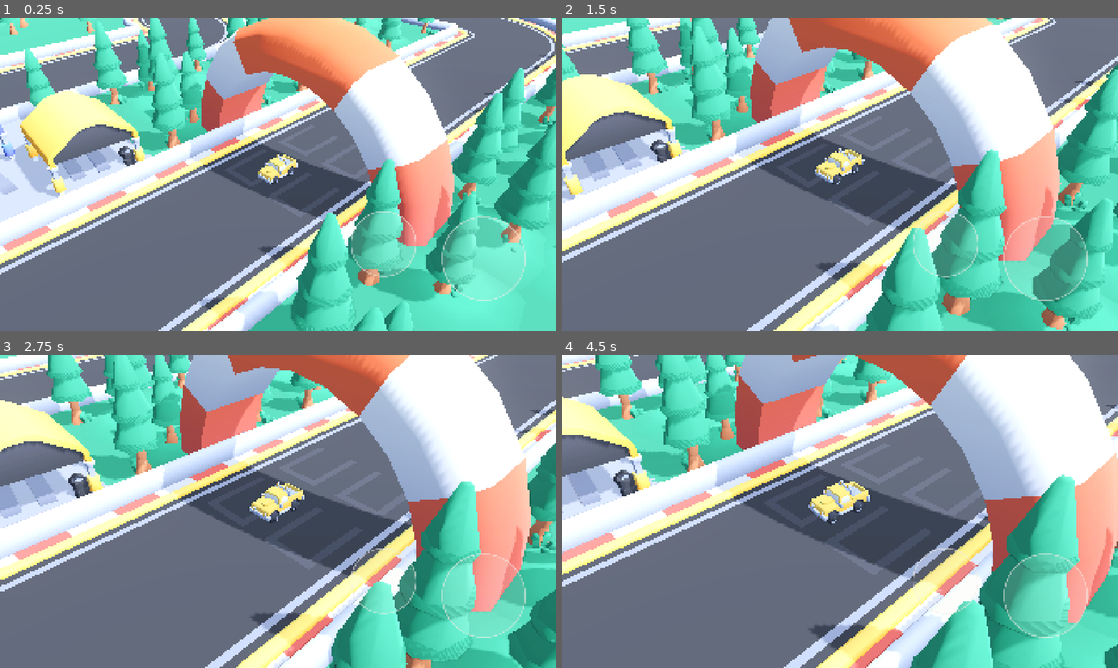
Above: before the commit, frames 1-4 (two rows, left to right).
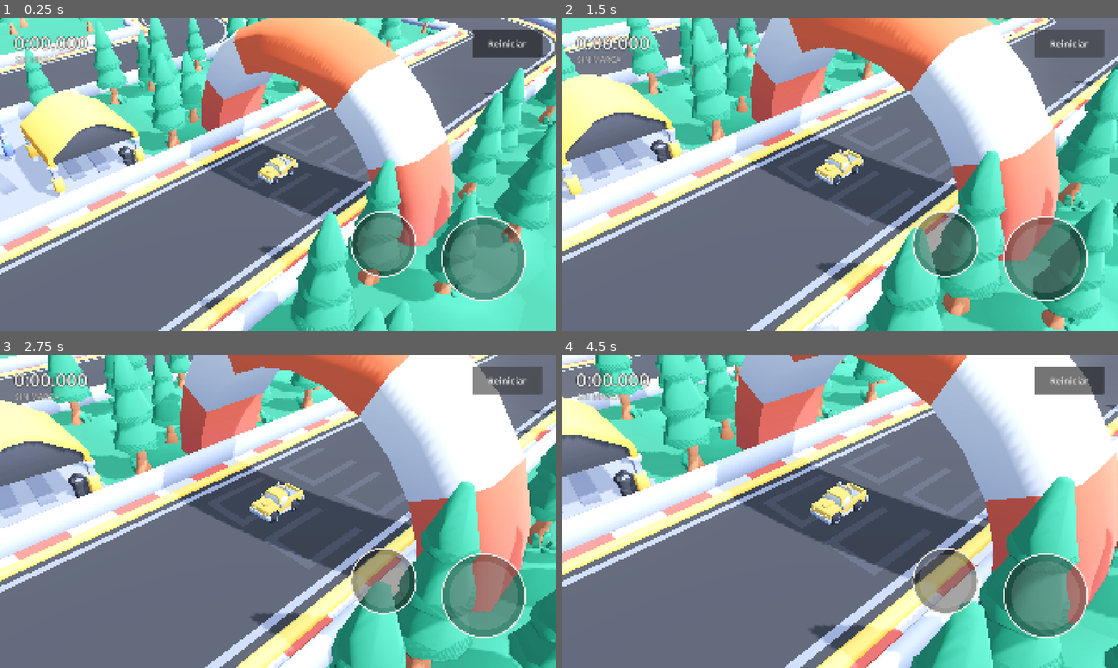
Above: after the commit, the same moments.

Repository: msalejandrojose/core
Game: Godot game, scene res://scenes/main.tscn
Same seed, same stepped clock (60 frames per second), same inputs: the game is played once before the commit and once after it.
Inputs (mouse positions are in pixels of both pictures, inside the frame that each line leads up to):
- Up to frame 1 (0.25 s): no input
- Up to frame 2 (1.5 s): click (1067, 43) at 0.5 s, where only the run after the commit has a clickable "Reiniciar"; click (1067, 43) at 1.25 s, where only the run after the commit has a clickable "Reiniciar"
- Up to frame 3 (2.75 s): click (505, 380) at 2 s, where only the run after the commit has a clickable "Reiniciar"
- Up to frame 4 (4.5 s): tap Enter at 2.75 s; move the mouse to (962, 495) at 2.77 s; hold D (right) 2.78-3.5 s; tap R at 2.85, 4.35 s; click (962, 495) at 2.92 s; drag from (728, 527) to (812, 574) at 3.52 s; move the mouse to (895, 442) at 4.27 s; hold D (right) from 4.28 s (still down); click (895, 442) at 4.42 s

The runs differ from the first frame. In frame 1, 6.9% of the frame differs, in the area x 2-98%, y 3-91%; in frame 2, 7.8%; in frame 3, 6.9%; in frame 4, 8.1%, in the area x 0-100%, y 0-100%.

Commit message:
feat(racing): HUD de carrera y reinicio rapido (TASK-199)
RaceDirector pega cronometro, coche y marcas guardadas; el HUD solo escucha
y presenta. RaceRecords guarda el mejor tiempo y sus splits en el
dispositivo: el HUD necesita un record contra el que comparar mucho antes de
que exista la API, y cuando llegue el leaderboard esto no se tira, pasa a ser
la cache offline.

El reinicio no recarga la escena: recoloca el coche y limpia el estado
derivado (velocidad de la esfera, velocidad interna, inercia del modelo). Si
solo se recolocara, el coche reaparece con la inercia del intento anterior y
el crono nuevo empieza con el coche ya lanzado. Medido en 0 ms, muy por
debajo del segundo que pedia la tarea.

El HUD va arriba a proposito: abajo a izquierda y derecha estan los pulgares,
y cualquier cosa ahi se tapa sola en cuanto agarras el movil. Se aplica el
area segura para no quedar bajo el notch (sin verificar en dispositivo, queda
anotado para las tareas de export).

Dos arreglos que salieron de mirar una captura real, no de deducir:
- Los pedales dibujados solo en tono claro se desvanecian sobre la hierba y
  el asfalto. Ahora llevan fondo oscuro y borde claro.
- El freno se dibujaba a 0.78 del radio pero se detectaba al tacto con el
  radio completo: lo que veias y lo que tocabas no coincidian.

Nuevo arnes race_flow_test (18 comprobaciones) sobre la escena real: record,
deltas por sector con signo, y estado tras reiniciar. Suite completa en verde:
11 + 17 + 3 + 18.

Anotada en el propio test una trampa de GDScript que costo un rato: las
lambdas capturan las variables LOCALES por valor, asi que un reloj falso
`func(): return una_local` se queda congelado y el crono devuelve siempre 0.

Co-Authored-By: Claude Opus 5 <noreply@anthropic.com>

Diff:
--- a/apps/game/project.godot
+++ b/apps/game/project.godot
@@ -25,6 +25,7 @@
 [autoload]
 
 VehicleInput="*res://scripts/input/vehicle_input.gd"
+RaceRecords="*res://scripts/state/race_records.gd"
 
 [display]
 
--- a/apps/game/scenes/main.tscn
+++ b/apps/game/scenes/main.tscn
@@ -10,6 +10,8 @@
 [ext_resource type="PackedScene" path="res://scenes/ui/touch-controls.tscn" id="12_touch"]
 [ext_resource type="PackedScene" path="res://scenes/timing/checkpoint.tscn" id="13_cp"]
 [ext_resource type="Script" path="res://scripts/timing/lap_timer.gd" id="14_timer"]
+[ext_resource type="Script" path="res://scripts/race/race_director.gd" id="15_dir"]
+[ext_resource type="PackedScene" path="res://scenes/ui/race-hud.tscn" id="16_hud"]
 
 [sub_resource type="BoxShape3D" id="BoxShape3D_ya4ey"]
 size = Vector3(60, 0, 60)
@@ -92,4 +94,9 @@
 [node name="LapTimer" type="Node" parent="."]
 script = ExtResource("14_timer")
 
+[node name="RaceDirector" type="Node" parent="."]
+script = ExtResource("15_dir")
+
 [node name="TouchControls" parent="." instance=ExtResource("12_touch")]
+
+[node name="RaceHud" parent="." instance=ExtResource("16_hud")]
--- /dev/null
+++ b/apps/game/scenes/ui/race-hud.tscn
@@ -0,0 +1,16 @@
+[gd_scene load_steps=2 format=3]
+
+[ext_resource type="Script" path="res://scripts/ui/race_hud.gd" id="1_hud"]
+
+[node name="RaceHud" type="CanvasLayer"]
+layer = 2
+
+[node name="Hud" type="Control" parent="."]
+layout_mode = 3
+anchors_preset = 15
+anchor_right = 1.0
+anchor_bottom = 1.0
+grow_horizontal = 2
+grow_vertical = 2
+mouse_filter = 2
+script = ExtResource("1_hud")
--- /dev/null
+++ b/apps/game/scripts/race/race_director.gd
@@ -0,0 +1,54 @@
+class_name RaceDirector extends Node
+
+## Pega el cronómetro, el coche y las marcas guardadas. El HUD solo escucha.
+
+signal restarted()
+signal record_beaten(duration_ms: int)
+## `has_reference` es false mientras no haya récord contra el que comparar:
+## el HUD debe mostrar el sector sin delta en vez de un "+0.000" mentiroso.
+signal sector_delta(checkpoint: int, delta_ms: int, has_reference: bool)
+
+@export var track_id: String = "kenney-01"
+@export var vehicle_path: NodePath = ^"../Vehicle"
+@export var lap_timer_path: NodePath = ^"../LapTimer"
+
+var vehicle: Vehicle
+var lap_timer: LapTimer
+
+
+func _ready() -> void:
+	vehicle = get_node(vehicle_path)
+	lap_timer = get_node(lap_timer_path)
+
+	lap_timer.sector_completed.connect(_on_sector_completed)
+	lap_timer.lap_completed.connect(_on_lap_completed)
+
+
+func _unhandled_key_input(event: InputEvent) -> void:
+	if event is InputEventKey and event.pressed and not event.echo and event.keycode == KEY_R:
+		restart()
+		get_viewport().set_input_as_handled()
+
+
+## Reinicio rápido. No recarga la escena: recoloca el coche y reinicia el
+## estado. Es el gesto más usado de un contrarreloj, así que tiene que ser
+## instantáneo — una pantalla de carga aquí mataría el bucle de juego.
+func restart() -> void:
+	vehicle.reset_to_start()
+	lap_timer.abort()
+	VehicleInput.release()
+	restarted.emit()
+
+
+func _on_sector_completed(checkpoint: int, split_ms: int) -> void:
+	var reference := RaceRecords.best_splits(track_id)
+	if checkpoint >= reference.size():
+		sector_delta.emit(checkpoint, 0, false)
+		return
+
+	sector_delta.emit(checkpoint, split_ms - int(reference[checkpoint]), true)
+
+
+func _on_lap_completed(duration_ms: int, splits_ms: Array) -> void:
+	if RaceRecords.submit(track_id, duration_ms, splits_ms):
+		record_beaten.emit(duration_ms)
--- /dev/null
+++ b/apps/game/scripts/state/race_records.gd
@@ -0,0 +1,57 @@
+extends Node
+
+## Mejores marcas guardadas en el dispositivo.
+##
+## Es deliberadamente local y tonto: el HUD necesita un récord contra el que
+## comparar mucho antes de que exista la API. Cuando llegue el leaderboard esto
+## no se tira, se convierte en la caché offline — el crono nunca debe depender
+## de que haya red.
+##
+## Autoload registrado como `RaceRecords` en project.godot.
+
+const PATH := "user://records.cfg"
+
+signal record_set(track_id: String, duration_ms: int)
+
+var _cfg := ConfigFile.new()
+
+
+func _ready() -> void:
+	# Que no exista todavía es lo normal en el primer arranque, no un error.
+	_cfg.load(PATH)
+
+
+func has_best(track_id: String) -> bool:
+	return best_ms(track_id) > 0
+
+
+func best_ms(track_id: String) -> int:
+	return _cfg.get_value(track_id, "best_ms", 0)
+
+
+## Splits acumulados de la vuelta récord. Vacío si aún no hay récord.
+func best_splits(track_id: String) -> Array:
+	return _cfg.get_value(track_id, "best_splits", [])
+
+
+## Registra una vuelta. Devuelve true si ha batido el récord.
+func submit(track_id: String, duration_ms: int, splits_ms: Array) -> bool:
+	if duration_ms <= 0:
+		return false
+
+	var previous := best_ms(track_id)
+	if previous > 0 and duration_ms >= previous:
+		return false
+
+	_cfg.set_value(track_id, "best_ms", duration_ms)
+	_cfg.set_value(track_id, "best_splits", splits_ms)
+	_cfg.save(PATH)
+	record_set.emit(track_id, duration_ms)
+	return true
+
+
+## Solo para tests y para un futuro "borrar mis datos" en ajustes.
+func clear(track_id: String) -> void:
+	if _cfg.has_section(track_id):
+		_cfg.erase_section(track_id)
+		_cfg.save(PATH)
--- /dev/null
+++ b/apps/game/scripts/ui/race_hud.gd
@@ -0,0 +1,158 @@
+extends Control
+
+## HUD de carrera. Solo presenta: no decide nada, escucha al RaceDirector.
+##
+## Colocado arriba a propósito. Abajo a izquierda y derecha están los pulgares
+## (ver `touch_controls.gd`), y cualquier cosa que pongas ahí se tapa sola en
+## cuanto el jugador agarra el móvil.
+
+const CLAY := Color("b4552f")
+const BONE := Color("f0ece6")
+const INK := Color(0.11, 0.098, 0.09, 0.72)
+const GOOD := Color("4c9a68")
+const BAD := Color("c4544a")
+
+## Cuánto se queda en pantalla el delta de un sector.
+const DELTA_HOLD_S := 2.0
+
+@export var lap_timer_path: NodePath = ^"../../LapTimer"
+@export var director_path: NodePath = ^"../../RaceDirector"
+
+var _timer: LapTimer
+var _director: RaceDirector
+
+var _time_label: Label
+var _best_label: Label
+var _delta_label: Label
+var _restart_button: Button
+var _delta_left: float = 0.0
+
+
+func _ready() -> void:
+	mouse_filter = Control.MOUSE_FILTER_IGNORE
+	_timer = get_node(lap_timer_path)
+	_director = get_node(director_path)
+
+	_build()
+
+	_director.sector_delta.connect(_on_sector_delta)
+	_director.record_beaten.connect(_on_record_beaten)
+	_director.restarted.connect(_on_restarted)
+
+	_refresh_best()
+
+
+func _process(delta: float) -> void:
+	_time_label.text = format_ms(_timer.elapsed_ms)
+
+	if _delta_left > 0.0:
+		_delta_left -= delta
+		if _delta_left <= 0.0:
+			_delta_label.text = ""
+
+
+## "1:07.482". Milisegundos siempre a tres cifras: un contrarreloj donde el
+## último dígito baila es un contrarreloj en el que no se confía.
+static func format_ms(ms: int) -> String:
+	var minutes := ms / 60000
+	var seconds := (ms % 60000) / 1000
+	var millis := ms % 1000
+	return "%d:%02d.%03d" % [minutes, seconds, millis]
+
+
+static func format_delta_ms(ms: int) -> String:
+	var sign_text := "+" if ms >= 0 else "-"
+	return "%s%d.%03d" % [sign_text, absi(ms) / 1000, absi(ms) % 1000]
+
+
+# --- Construcción -------------------------------------------------------------
+
+func _build() -> void:
+	var safe := _safe_inset()
+
+	_time_label = _make_label(64, BONE)
+	_time_label.position = safe + Vector2(48, 40)
+	add_child(_time_label)
+
+	_best_label = _make_label(28, BONE * Color(1, 1, 1, 0.65))
+	_best_label.position = safe + Vector2(52, 124)
+	add_child(_best_label)
+
+	_delta_label = _make_label(48, BONE)
+	_delta_label.position = safe + Vector2(48, 176)
+	add_child(_delta_label)
+
+	_restart_button = Button.new()
+	_restart_button.text = "Reiniciar"
+	# 96 px de alto: por encima del mínimo cómodo para un pulgar, y arriba a la
+	# derecha, lejos de acelerador y volante.
+	_restart_button.custom_minimum_size = Vector2(240, 96)
+	_restart_button.anchor_left = 1.0
+	_restart_button.anchor_right = 1.0
+	_restart_button.offset_left = -288
+	_restart_button.offset_top = 40
+	_restart_button.offset_right = -48
+	_restart_button.offset_bottom = 136
+	_restart_button.add_theme_font_size_override("font_size", 32)
+	_restart_button.pressed.connect(_director.restart)
+	add_child(_restart_button)
+
+
+## Desplazamiento para no quedar bajo el notch o la barra de estado. En
+## escritorio el área segura es la ventana entera y esto devuelve cero.
+##
+## ⚠️ Sin verificar en dispositivo: aquí no hay iPhone ni Android donde el área
+## segura sea distinta de la ventana. Comprobarlo en TASK-206/207, al montar los
+## pipelines de export, es parte de esas tareas.
+func _safe_inset() -> Vector2:
+	var window := DisplayServer.window_get_size()
+	if window.x <= 0 or window.y <= 0:
+		return Vector2.ZERO
+
+	var safe := DisplayServer.get_display_safe_area()
+	if safe.size == window and safe.position == Vector2i.ZERO:
+		return Vector2.ZERO
+
+	return Vector2(safe.position) * (size / Vector2(window))
+
+
+## Panel oscuro detrás del texto y contorno del mismo color. Sin esto el HUD
+## desaparece sobre el asfalto claro en cuanto da el sol.
+func _make_label(font_size: int, color: Color) -> Label:
+	var label := Label.new()
+	label.add_theme_font_size_override("font_size", font_size)
+	label.add_theme_color_override("font_color", color)
+	label.add_theme_color_override("font_outline_color", INK)
+	label.add_theme_constant_override("outline_size", maxi(font_size / 6, 4))
+	return label
+
+
+# --- Reacciones ---------------------------------------------------------------
+
+func _on_sector_delta(_checkpoint: int, delta_ms: int, has_reference: bool) -> void:
+	if not has_reference:
+		_delta_label.text = ""
+		return
+
+	_delta_label.text = format_delta_ms(delta_ms)
+	_delta_label.add_theme_color_override("font_color", GOOD if delta_ms < 0 else BAD)
+	_delta_left = DELTA_HOLD_S
+
+
+func _on_record_beaten(_duration_ms: int) -> void:
+	_refresh_best()
+	_delta_label.text = "RÉCORD"
+	_delta_label.add_theme_color_override("font_color", CLAY)
+	_delta_left = DELTA_HOLD_S
+
+
+func _on_restarted() -> void:
+	_delta_label.text = ""
+	_delta_left = 0.0
+
+
+func _refresh_best() -> void:
+	if RaceRecords.has_best(_director.track_id):
+		_best_label.text = "MEJOR  %s" % format_ms(RaceRecords.best_ms(_director.track_id))
+	else:
+		_best_label.text = "SIN MARCA"
--- a/apps/game/scripts/ui/touch_controls.gd
+++ b/apps/game/scripts/ui/touch_controls.gd
@@ -19,6 +19,9 @@
 
 const PEDAL_RADIUS_RATIO := 0.075
 const PEDAL_MARGIN_RATIO := 0.055
+## El freno se dibuja y se detecta algo más pequeño que el acelerador: se usa
+## menos y así el pulgar no lo pilla por error al buscar el gas.
+const BRAKE_RADIUS_FACTOR := 0.78
 
 ## Suavizado del giro. Alto a propósito: quita el jitter del dedo sin añadir
 ## retardo perceptible. El coche ya suaviza otra vez en `vehicle.gd`.
@@ -28,6 +31,7 @@
 
 const CLAY := Color("b4552f")
 const BONE := Color("f0ece6")
+const INK := Color(0.11, 0.098, 0.09)
 
 # --- Estado -------------------------------------------------------------------
 
@@ -100,7 +104,7 @@
 		_pedal_fingers[index] = "accel"
 		return true
 
-	if pos.distance_to(_brake_center()) <= _pedal_radius():
+	if pos.distance_to(_brake_center()) <= _brake_radius():
 		_pedal_fingers[index] = "brake"
 		return true
 
@@ -152,6 +156,10 @@
 	return size.x * PEDAL_RADIUS_RATIO
 
 
+func _brake_radius() -> float:
+	return _pedal_radius() * BRAKE_RADIUS_FACTOR
+
+
 func _accel_center() -> Vector2:
 	var m := size.x * PEDAL_MARGIN_RATIO
 	return Vector2(size.x - m - _pedal_radius(), size.y - m - _pedal_radius())
@@ -168,19 +176,25 @@
 	var r := _pedal_radius()
 
 	_draw_pedal(_accel_center(), r, _pedal_held("accel"))
-	_draw_pedal(_brake_center(), r * 0.78, _pedal_held("brake"))
+	_draw_pedal(_brake_center(), _brake_radius(), _pedal_held("brake"))
 
 	if _steer_finger != -1:
 		var travel := size.x * STEER_TRAVEL_RATIO
 		var y := _steer_origin.y
-		draw_line(Vector2(_steer_origin.x - travel, y), Vector2(_steer_origin.x + travel, y), BONE * Color(1, 1, 1, 0.22), 3.0, true)
-		draw_circle(Vector2(_steer_point.x, y), r * 0.42, CLAY * Color(1, 1, 1, 0.75))
-
-
+		draw_line(Vector2(_steer_origin.x - travel, y), Vector2(_steer_origin.x + travel, y), INK * Color(1, 1, 1, 0.45), 8.0, true)
+		draw_line(Vector2(_steer_origin.x - travel, y), Vector2(_steer_origin.x + travel, y), BONE * Color(1, 1, 1, 0.45), 3.0, true)
+		draw_circle(Vector2(_steer_point.x, y), r * 0.44, INK * Color(1, 1, 1, 0.55))
+		draw_circle(Vector2(_steer_point.x, y), r * 0.36, CLAY)
+
+
+## Fondo oscuro + borde claro. Un pedal dibujado solo en tono claro se
+## desvanece sobre la hierba y el asfalto claro del circuito: se comprobó en
+## captura, no se dedujo.
 func _draw_pedal(center: Vector2, radius: float, held: bool) -> void:
-	var fill := CLAY if held else BONE
-	draw_circle(center, radius, fill * Color(1, 1, 1, 0.30 if held else 0.14))
-	draw_arc(center, radius, 0.0, TAU, 48, fill * Color(1, 1, 1, 0.55), 3.0, true)
+	draw_circle(center, radius, INK * Color(1, 1, 1, 0.75 if held else 0.45))
+	var edge := CLAY if held else BONE
+	draw_circle(center, radius * 0.82, edge * Color(1, 1, 1, 0.35 if held else 0.16))
+	draw_arc(center, radius, 0.0, TAU, 48, edge, 4.0, true)
 
 
 func _pedal_held(role: String) -> bool:
--- a/apps/game/scripts/vehicle.gd
+++ b/apps/game/scripts/vehicle.gd
@@ -28,6 +28,12 @@
 @onready var engine_sound: AudioStreamPlayer3D = $Container/EngineSound
 @onready var impact_sound: AudioStreamPlayer3D = $Container/ImpactSound
 
+# Posición de salida, capturada antes del primer frame. Se usa @onready y no
+# _ready porque la moto sobreescribe _ready sin llamar a super().
+
+@onready var _start_sphere_position: Vector3 = sphere.position
+@onready var _start_model_transform: Transform3D = vehicle_model.transform
+
 var input: Vector3
 var normal: Vector3
 
@@ -45,6 +51,28 @@
 # Public Functions
 
 func get_vehicle_position() -> Vector3: return vehicle_model.global_position
+
+## Devuelve el coche a la salida sin recargar la escena. Hay que limpiar la
+## velocidad de la esfera y el estado derivado: si solo se recoloca, el coche
+## reaparece con la inercia del intento anterior y el crono nuevo empieza con
+## el coche ya lanzado.
+
+func reset_to_start() -> void:
+
+	sphere.position = _start_sphere_position
+	sphere.linear_velocity = Vector3.ZERO
+	sphere.angular_velocity = Vector3.ZERO
+
+	vehicle_model.transform = _start_model_transform
+
+	input = Vector3.ZERO
+	linear_speed = 0.0
+	angular_speed = 0.0
+	acceleration = 0.0
+	calculated_lean = 0.0
+	linear_velocity = Vector3.ZERO
+	prev_position = vehicle_model.position
+	colliding = false
 
 # Functions
 
--- /dev/null
+++ b/apps/game/tests/race_flow_test.gd
@@ -0,0 +1,112 @@
+extends Node
+
+## Prueba del flujo de carrera sobre la escena real:
+##
+##     godot --quit-after 1800 res://tests/race_flow_test.tscn
+##
+## Cubre lo que el usuario nota: que reiniciar deje el coche parado en la
+## salida y sin inercia, que el récord se guarde, y que el delta contra ese
+## récord salga con el signo correcto.
+
+const TRACK := "test-kenney-01"
+
+var _failures := 0
+var _now: int = 0
+var _deltas: Array = []
+var _records: Array = []
+
+
+func _ready() -> void:
+	RaceRecords.clear(TRACK)
+
+	var main: Node = load("res://scenes/main.tscn").instantiate()
+	add_child(main)
+	await get_tree().physics_frame
+
+	var timer: LapTimer = main.get_node("LapTimer")
+	var director: RaceDirector = main.get_node("RaceDirector")
+	var vehicle: Vehicle = main.get_node("Vehicle")
+	var sphere: RigidBody3D = main.get_node("Vehicle/Sphere")
+
+	director.track_id = TRACK
+	timer.auto_start_on_throttle = false
+	director.sector_delta.connect(func(cp, d, has): _deltas.append([cp, d, has]))
+	director.record_beaten.connect(func(d): _records.append(d))
+
+	# El reloj tiene que leer una variable MIEMBRO: una lambda de GDScript captura
+	# las locales por valor, así que `func(): return una_local` se queda congelada
+	# en el valor que tuviera al crearse y el crono devuelve siempre lo mismo.
+	timer.clock = func() -> int: return _now
+
+	# --- Vuelta 1: es el récord porque no había ninguno ------------------------
+	timer.start()
+	_now += 5000; timer.cross_checkpoint(0)
+	_now += 5000; timer.cross_checkpoint(1)
+	_now += 5000; timer.cross_checkpoint(2)
+	_now += 5000; timer.cross_finish()
+
+	_check_eq(_records.size(), 1, "la primera vuelta entra como récord")
+	_check_eq(RaceRecords.best_ms(TRACK), 20000, "el récord guardado es el correcto")
+	_check(_deltas[0][2], false, "sin referencia previa no se muestra delta")
+
+	# --- Vuelta 2: primer sector más rápido, luego más lenta en total ---------
+	_deltas.clear()
+	_now += 4000; timer.cross_checkpoint(0)
+	_now += 9000; timer.cross_checkpoint(1)
+	_now += 5000; timer.cross_checkpoint(2)
+	_now += 5000; timer.cross_finish()
+
+	_check(_deltas[0][2], true, "con récord guardado ya hay delta")
+	_check_eq(_deltas[0][1], -1000, "sector más rápido da delta negativo")
+	_check_eq(_deltas[1][1], 3000, "sector más lento da delta positivo")
+	_check_eq(_records.size(), 1, "una vuelta más lenta no pisa el récord")
+	_check_eq(RaceRecords.best_ms(TRACK), 20000, "el récord sigue siendo el bueno")
+
+	# --- Reinicio -------------------------------------------------------------
+	sphere.position = Vector3(12, 0.5, -7)
+	sphere.linear_velocity = Vector3(9, 0, 4)
+	vehicle.linear_speed = 0.8
+	await get_tree().physics_frame
+
+	var before := Time.get_ticks_msec()
+	director.restart()
+	var restart_ms := Time.get_ticks_msec() - before
+
+	_check(restart_ms < 1000, true, "el reinicio tarda menos de 1 s (%d ms)" % restart_ms)
+	_check(sphere.position.distance_to(Vector3(0, 0.5, 0)) < 0.001, true, "el coche vuelve a la salida")
+	_check(sphere.linear_velocity.length() < 0.001, true, "el reinicio quita la inercia")
+	_check_eq(vehicle.linear_speed, 0.0, "el reinicio limpia la velocidad interna")
+	_check(timer.running, false, "el reinicio para el crono")
+	_check_eq(timer.remaining_checkpoints(), 3, "el reinicio olvida los checkpoints")
+
+	# --- Formato --------------------------------------------------------------
+	var hud := load("res://scripts/ui/race_hud.gd")
+	_check_eq(hud.format_ms(67482), "1:07.482", "formato de tiempo")
+	_check_eq(hud.format_ms(482), "0:00.482", "formato con ceros a la izquierda")
+	_check_eq(hud.format_delta_ms(-412), "-0.412", "formato de delta negativo")
+	_check_eq(hud.format_delta_ms(3000), "+3.000", "formato de delta positivo")
+
+	RaceRecords.clear(TRACK)
+
+	if _failures == 0:
+		print("\nOK")
+		get_tree().quit(0)
+	else:
+		print("\nFALLOS: %d" % _failures)
+		get_tree().quit(1)
+
+
+func _check(got: bool, want: bool, label: String) -> void:
+	_report(got == want, label, want, got)
+
+
+func _check_eq(got, want, label: String) -> void:
+	_report(got == want, label, want, got)
+
+
+func _report(ok: bool, label: String, want, got) -> void:
+	if ok:
+		print("  ok   %s" % label)
+	else:
+		print("  FALLA %s — esperado %s, obtenido %s" % [label, want, got])
+		_failures += 1
--- /dev/null
+++ b/apps/game/tests/race_flow_test.tscn
@@ -0,0 +1,6 @@
+[gd_scene load_steps=2 format=3]
+
+[ext_resource type="Script" path="res://tests/race_flow_test.gd" id="1_rf"]
+
+[node name="RaceFlowTest" type="Node"]
+script = ExtResource("1_rf")
Not shown, added: apps/game/scripts/race/race_director.gd.uid
Not shown, added: apps/game/scripts/state/race_records.gd.uid
Not shown, added: apps/game/scripts/ui/race_hud.gd.uid
Not shown, added: apps/game/tests/race_flow_test.gd.uid
Not shown, added: apps/game/tests/track_integration_test.gd.uid
